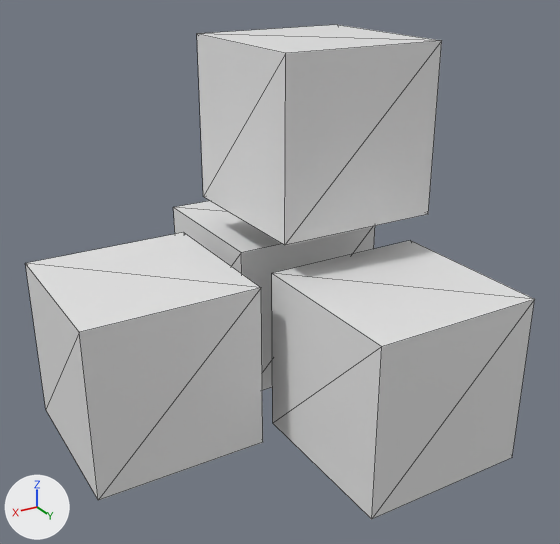
One commit to the OBJ model models/cubes.obj: the scene before it, then after it.
Before and after are seen from a 50 mm camera at (5.05, 7.64, 4.45) aimed at (0.86, 0.66, 0.96). Every picture has the same lights, and +X, +Y and +Z are marked at lower left. Mesh edges are drawn as thin lines. Where no turn or scale is listed for an object, it has been applied to the vertices.
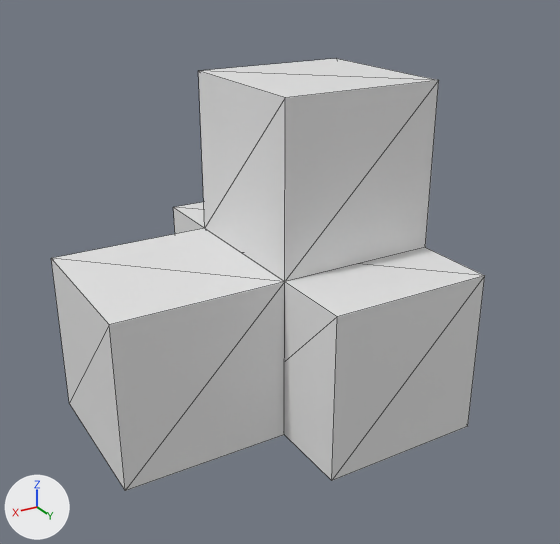
Changed parts and their boxes [x1, y1, x2, y2] in the pictures (560 x 544 px):
'Cube.007', mesh moved: before [272, 240, 535, 519]; after [284, 247, 485, 481]
'Cube.005', mesh moved: before [197, 25, 442, 245]; after [198, 59, 439, 282]
'Cube.004', mesh moved: before [25, 232, 263, 500]; after [51, 228, 285, 491]
'Cube.006', unchanged, covered by the edit: before [173, 201, 375, 390]; after [173, 202, 205, 234]

What the commit changed:
me_cube_004 has 8 vertices, 12 faces and spans x 1.3..3.3, y -1.0..1.0, z -1.0..1.0.
me_cube_004 is used by ob_cube_004; location (0.0, 0.0, 0.0).
me_cube_004 part 1: the whole mesh is moved by (-0.3, 0.0, 0.0).
me_cube_005 has 8 vertices, 12 faces and spans x -1.0..1.0, y -1.0..1.0, z 1.43..3.43.
me_cube_005 is used by ob_cube_005; location (0.0, 0.0, 0.0).
me_cube_005 part 2: the whole mesh is moved by (0.0, 0.0, -0.43).
me_cube_007 has 8 vertices, 12 faces and spans x -1.0..1.0, y 0.72..2.72, z -1.0..1.0.
me_cube_007 is used by ob_cube_007; location (0.0, 0.0, 0.0).
me_cube_007 part 3: the whole mesh is moved by (0.0, -0.72, 0.0).
